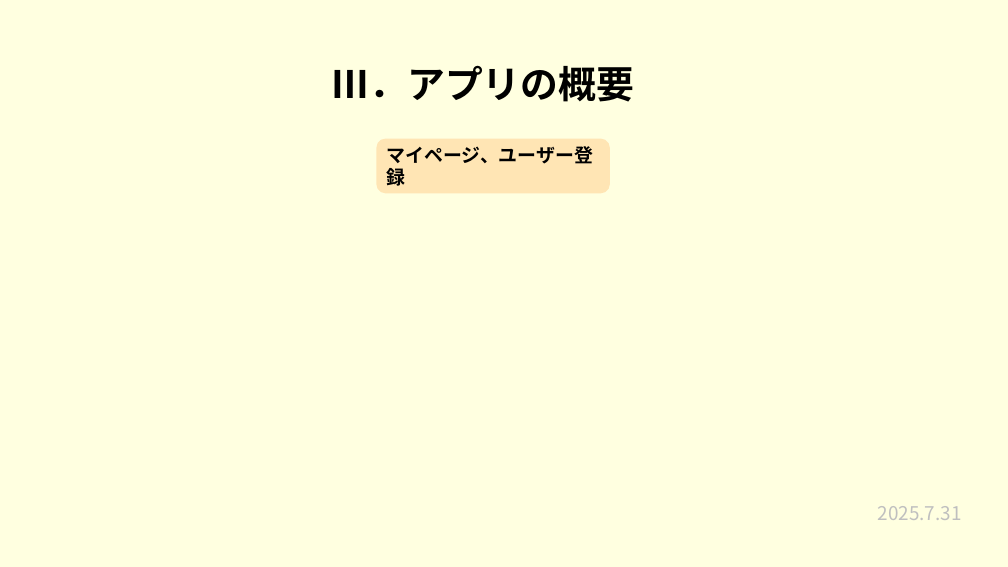
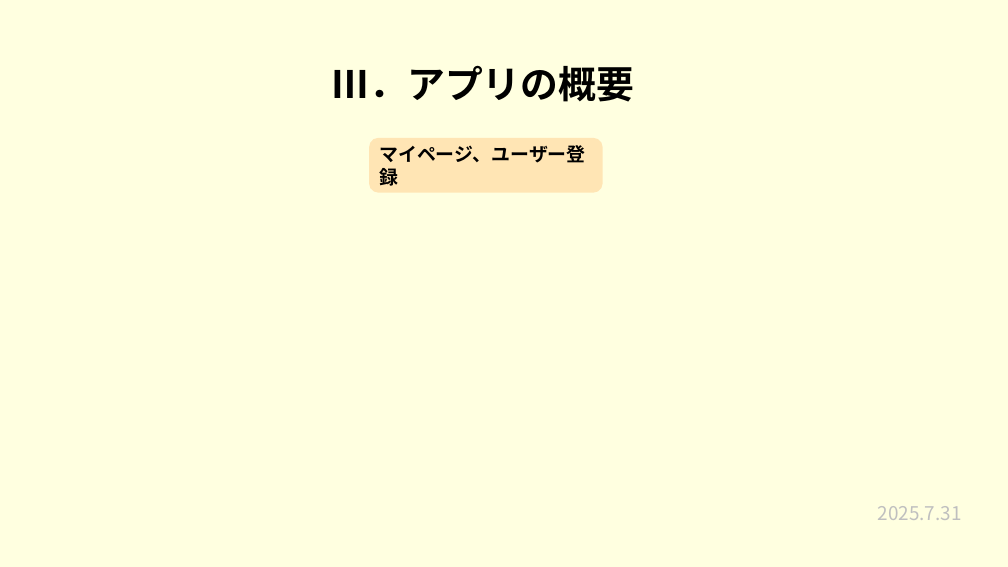
Before and after one commit to plusdojo2025/a2-7, a slide deck: slide 7 of 発表準備/7月成果発表会.pptx. Drawn at 1008x567 pixels with LibreOffice and Linux fonts; fonts in the diff are those of the drawing. Boxes give left, top, right and bottom in pixels: in the first picture for what was removed or moved away, otherwise in the second. Text is boxed around its words. In the diff, an @@ line names an element or a change of style, - is before the commit and + after.

```diff
--- a/発表準備/7月成果発表会.pptx
+++ b/発表準備/7月成果発表会.pptx
@@ rounded rectangle "マイページ、ユーザー登録": place and size @@
-rounded rectangle "マイページ、ユーザー登録" at bbox=[377, 138, 610, 193]
+rounded rectangle "マイページ、ユーザー登録" at bbox=[369, 138, 603, 192]
```
